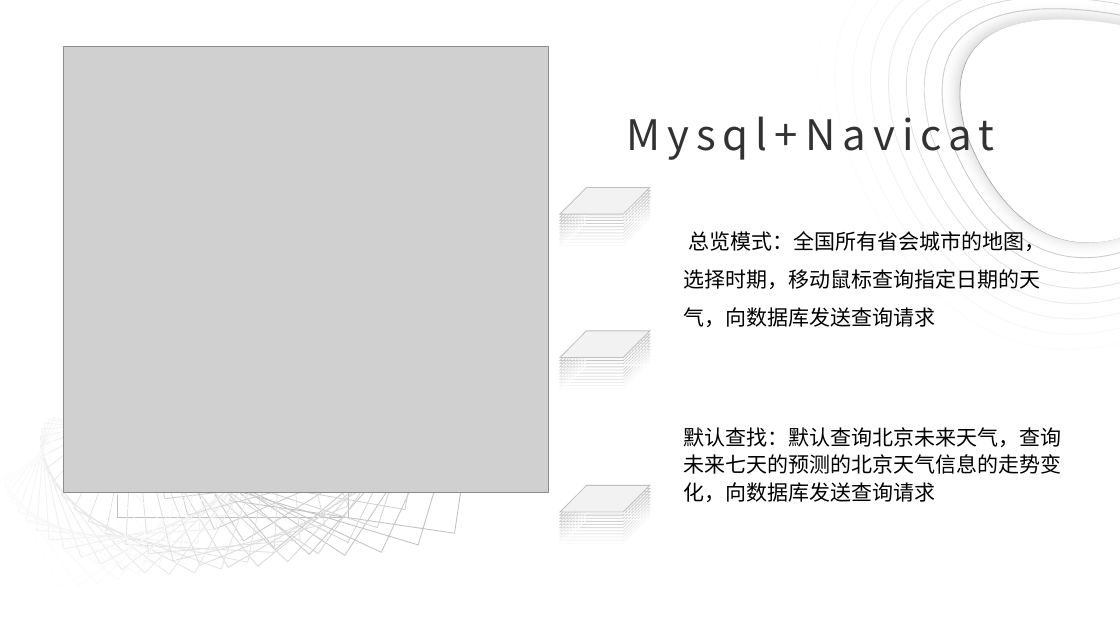
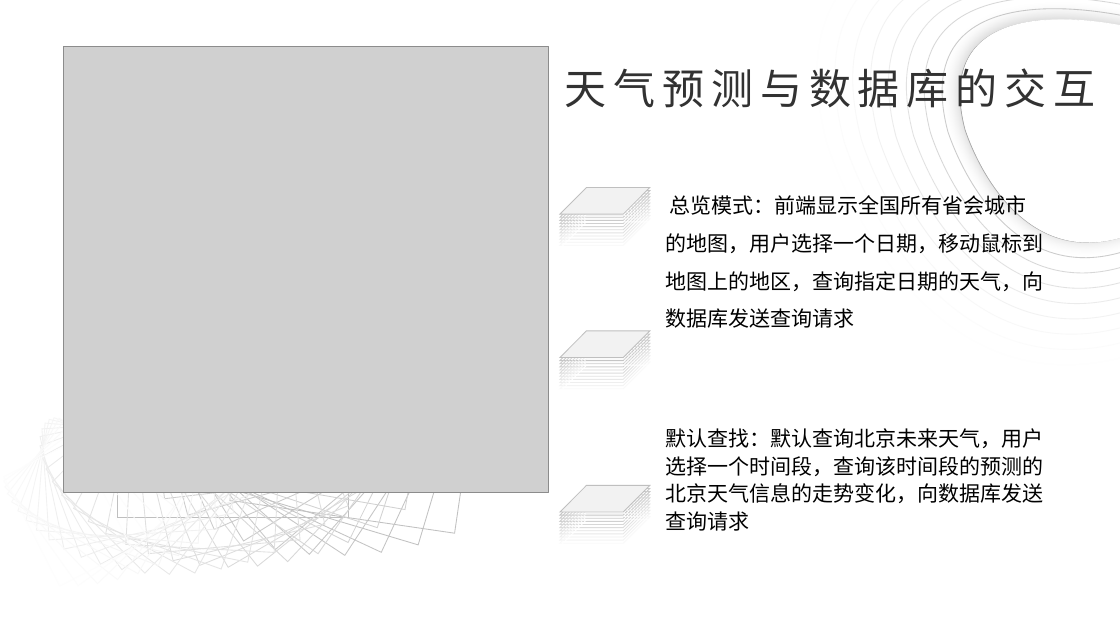
Before and after one commit to WeatherPredictionOrg/WeatherPrediction, a slide deck: slide 24 of 天气预测.pptx. Drawn at 1120x630 pixels with LibreOffice and Linux fonts; fonts in the diff are those of the drawing; grey boxes stand for pictures. Boxes give left, top, right and bottom in pixels: in the first picture for what was removed or moved away, otherwise in the second. Text is boxed around its words. In the diff, an @@ line names an element or a change of style, - is before the commit and + after.

```diff
--- a/天气预测.pptx
+++ b/天气预测.pptx
@@ text at (x1=564, y1=62, x2=1096, y2=115): text changed @@
-Mysql+Navicat
+天气预测与数据库的交互
@@ text at (x1=665, y1=192, x2=1043, y2=328): text changed @@
-总览模式：全国所有省会城市的地图，选择时期，移动鼠标查询指定日期的天气，向数据库发送查询请求
+总览模式：前端显示全国所有省会城市的地图，用户选择一个日期，移动鼠标到地图上的地区，查询指定日期的天气，向数据库发送查询请求
@@ text at (x1=665, y1=428, x2=1043, y2=531): text changed @@
-默认查找：默认查询北京未来天气，查询未来七天的预测的北京天气信息的走势变化，向数据库发送查询请求
+默认查找：默认查询北京未来天气，用户选择一个时间段，查询该时间段的预测的北京天气信息的走势变化，向数据库发送查询请求
```
Also in this commit, not shown: 1 other slide changed.
